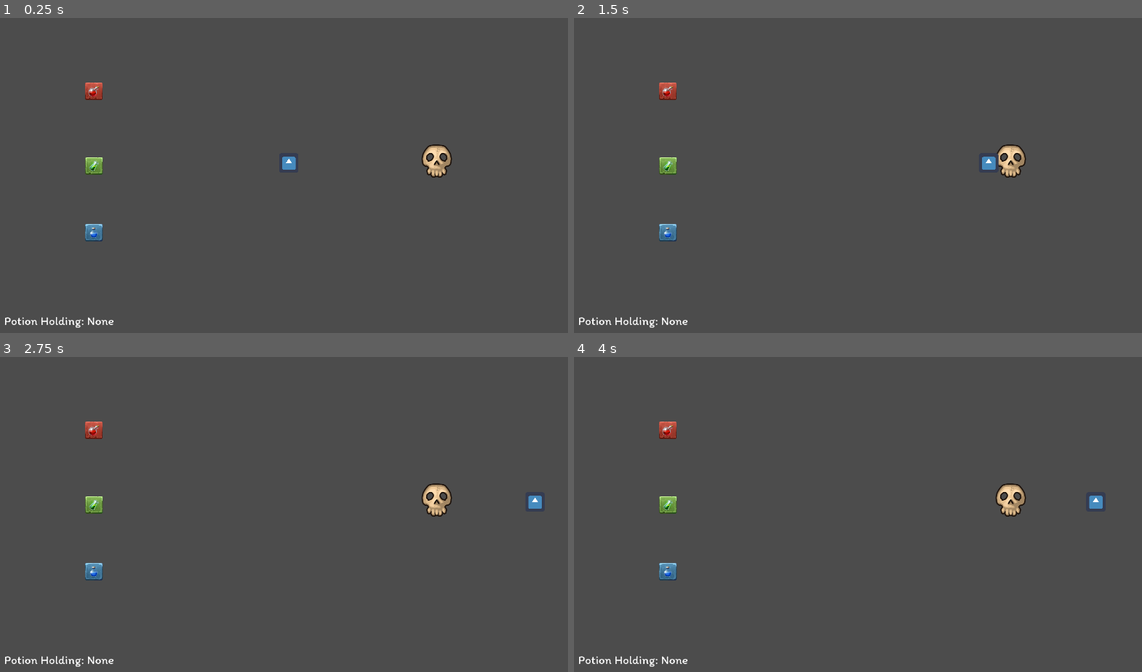
Above: before the commit, frames 1-4 (two rows, left to right).
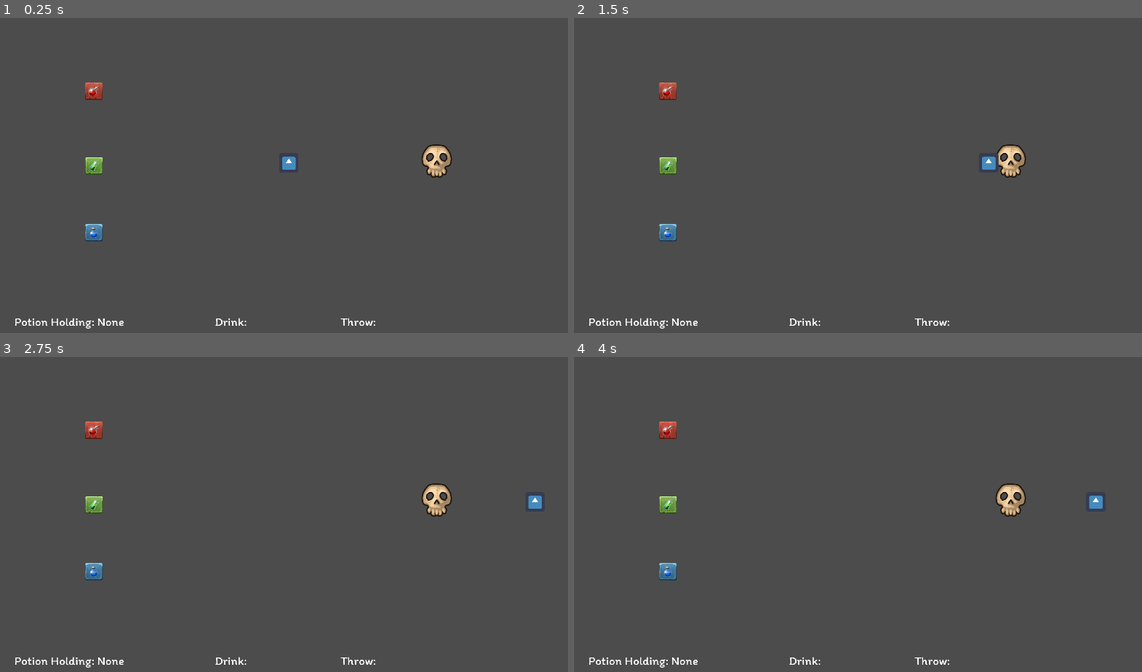
Above: after the commit, the same moments.

Repository: pedrolobo-abertay/CMP302_final_project
Game: Godot game, scene res://Level.tscn
The game is run twice, just before and just after one commit, with the same random seed, the same clock (stepped at 60 frames per second) and the same inputs. The engine's default icon, where the game draws it, is replaced by a stand-in: a white triangle on a blue panel in a dark square.
Inputs (mouse positions are in pixels of both pictures, inside the frame that each line leads up to):
- Up to frame 1 (0.25 s): no input
- Up to frame 2 (1.5 s): tap Enter at 0.5 s; move the mouse to (988, 153) at 0.52 s; hold D (move_right) 0.53-1.28 s; hold Space (dash) 0.53-1.28 s; right-click (988, 153) at 0.8 s; move the mouse to (744, 188) at 1.27 s; hold A (move_left) from 1.28 s (still down); right-click (744, 188) at 1.35 s
- Up to frame 3 (2.75 s): click (170, 527) at 1.55 s; move the mouse to (346, 438) at 2.02 s; release A (move_left) at 2.03 s; press the mouse at (346, 438) at 2.03 s; hold D (move_right) from 2.03 s (still down); tap Space (dash) at 2.3 s
- Up to frame 4 (4 s): move the mouse to (835, 574) at 2.77 s; release the mouse at (835, 574) at 2.78 s; tap Space (dash) at 2.85, 3.5 s; right-click (835, 574) at 3.05 s; move the mouse to (1034, 558) at 3.52 s; release D (move_right) at 3.53 s; hold A (move_left) from 3.53 s (still down); hold Right mouse button (drink) from 3.53 s (still down); click (1034, 558) at 3.8 s

The runs differ from the first frame. In frame 1, 0.4% of the frame differs, in the area x 0-67%, y 94-99%; in frame 2, 0.4%; in frame 3, 0.4%; in frame 4, 0.4%.

Commit message:
work in progress

Diff:
--- /dev/null
+++ b/game/Assets/UIfont.tres
@@ -0,0 +1,7 @@
+[gd_resource type="DynamicFont" load_steps=2 format=2]
+
+[ext_resource path="res://Assets/Itim-Regular.ttf" type="DynamicFontData" id=1]
+
+[resource]
+size = 40
+font_data = ExtResource( 1 )
--- a/game/BuffBar.gd
+++ b/game/BuffBar.gd
@@ -7,9 +7,10 @@
 	$Tween.interpolate_property($ProgressBar, "value", 100, 0, time, Tween.TRANS_LINEAR, Tween.EASE_IN)
 	$Tween.start()
 
-func setup(_type, _time):
+func setup(_type, _time, _text):
 	type = _type
 	time = _time
+	$Text.text = _text
 	if type == "Dash":
 		$Sprite.texture = load("res://Assets/green_potion.png")
 		$ProgressBar.add_stylebox_override("fg", load("res://Style/BuffBarGreen.tres"))
--- a/game/BuffBar.tscn
+++ b/game/BuffBar.tscn
@@ -1,10 +1,19 @@
-[gd_scene load_steps=5 format=2]
+[gd_scene load_steps=7 format=2]
 
 [ext_resource path="res://Assets/red_potion.png" type="Texture" id=1]
 [ext_resource path="res://Style/BuffBarBlue.tres" type="StyleBox" id=2]
 [ext_resource path="res://BuffBar.gd" type="Script" id=3]
+[ext_resource path="res://Assets/Itim-Regular.ttf" type="DynamicFontData" id=4]
 
 [sub_resource type="StyleBoxEmpty" id=1]
+
+[sub_resource type="DynamicFont" id=2]
+size = 20
+outline_size = 3
+outline_color = Color( 0, 0, 0, 1 )
+use_mipmaps = true
+use_filter = true
+font_data = ExtResource( 4 )
 
 [node name="BuffBar" type="Control"]
 anchor_right = 1.0
@@ -35,4 +44,16 @@
 texture = ExtResource( 1 )
 
 [node name="Tween" type="Tween" parent="."]
+
+[node name="Text" type="Label" parent="."]
+margin_right = 350.0
+margin_bottom = 50.0
+custom_fonts/font = SubResource( 2 )
+text = "human rights"
+align = 1
+valign = 1
+uppercase = true
+__meta__ = {
+"_edit_use_anchors_": false
+}
 [connection signal="tween_all_completed" from="Tween" to="." method="_on_Tween_tween_all_completed"]
--- a/game/Potions/Dash.gd
+++ b/game/Potions/Dash.gd
@@ -45,7 +45,7 @@
 
 func drink():
 	player.enable_dash(10)
-	emit_signal("new_buff", type, 10)
+	emit_signal("new_buff", type, 10, "dash with spacebar")
 	queue_free()
 
 func explode():
--- a/game/Potions/Invincibility.gd
+++ b/game/Potions/Invincibility.gd
@@ -43,7 +43,7 @@
 
 func drink():
 	player.invincibility(TIME_INVIN)
-	emit_signal("new_buff", type, TIME_INVIN)
+	emit_signal("new_buff", type, TIME_INVIN, "imune to damage")
 	queue_free()
 
 func explode():
--- a/game/Potions/Movement.gd
+++ b/game/Potions/Movement.gd
@@ -46,7 +46,7 @@
 
 func drink():
 	player.speed_up(boost)
-	emit_signal("new_buff", type, 5)
+	emit_signal("new_buff", type, 5, "increased speed")
 	queue_free()
 
 func explode():
--- a/game/UI.gd
+++ b/game/UI.gd
@@ -2,13 +2,21 @@
 
 const BUFF_BAR = preload("res://BuffBar.tscn")
 
+onready var which_potion = $HboxContainer/WhichPotion
+onready var drink_effect = $HBoxContainer/DrinkEffect
+onready var throw_effect = $HBoxContainer/ThrowEffect
+
 func _ready():
 	pass
 
-func change_potion(potion):
-	$WhichPotion.text = "Potion Holding: " + potion
+func change_potion(potion, text_drink, text_throw):
+	which_potion.text = "Potion Holding: " + potion
 
-func add_buff(type, time):
+func add_buff(type, time, text):
+	for bar in $Effects.get_children():
+		if bar.type == type:
+			bar.queue_free()
+			break
 	var new_buff = BUFF_BAR.instance()
-	new_buff.setup(type, time)
-	$VBoxContainer.add_child(new_buff)
+	new_buff.setup(type, time, text)
+	$Effects.add_child(new_buff)
--- a/game/UI.tscn
+++ b/game/UI.tscn
@@ -1,31 +1,55 @@
-[gd_scene load_steps=4 format=2]
+[gd_scene load_steps=3 format=2]
 
 [ext_resource path="res://UI.gd" type="Script" id=1]
-[ext_resource path="res://Assets/Itim-Regular.ttf" type="DynamicFontData" id=2]
-
-[sub_resource type="DynamicFont" id=1]
-size = 40
-font_data = ExtResource( 2 )
+[ext_resource path="res://Assets/UIfont.tres" type="DynamicFont" id=2]
 
 [node name="UI" type="CanvasLayer"]
 script = ExtResource( 1 )
 
-[node name="WhichPotion" type="Label" parent="."]
-margin_left = 23.4166
-margin_top = 1013.47
-margin_right = 294.417
-margin_bottom = 1062.47
-custom_fonts/font = SubResource( 1 )
+[node name="Effects" type="VBoxContainer" parent="."]
+margin_left = 1427.78
+margin_top = 22.6101
+margin_right = 1603.78
+margin_bottom = 70.6101
+__meta__ = {
+"_edit_use_anchors_": false
+}
+
+[node name="HBoxContainer" type="HBoxContainer" parent="."]
+margin_left = 57.0
+margin_top = 1016.0
+margin_right = 675.0
+margin_bottom = 1064.0
+custom_constants/separation = 300
+__meta__ = {
+"_edit_use_anchors_": false
+}
+
+[node name="WhichPotion" type="Label" parent="HBoxContainer"]
+margin_right = 363.0
+margin_bottom = 48.0
+custom_fonts/font = ExtResource( 2 )
 text = "Potion Holding: None"
 __meta__ = {
 "_edit_use_anchors_": false
 }
 
-[node name="VBoxContainer" type="VBoxContainer" parent="."]
-margin_left = 1517.15
-margin_top = 29.665
-margin_right = 1557.15
-margin_bottom = 69.665
+[node name="DrinkEffect" type="Label" parent="HBoxContainer"]
+margin_left = 663.0
+margin_right = 778.0
+margin_bottom = 48.0
+custom_fonts/font = ExtResource( 2 )
+text = "Drink: "
 __meta__ = {
 "_edit_use_anchors_": false
 }
+
+[node name="ThrowEffect" type="Label" parent="HBoxContainer"]
+margin_left = 1078.0
+margin_right = 1195.0
+margin_bottom = 48.0
+custom_fonts/font = ExtResource( 2 )
+text = "Throw:"
+__meta__ = {
+"_edit_use_anchors_": false
+}
